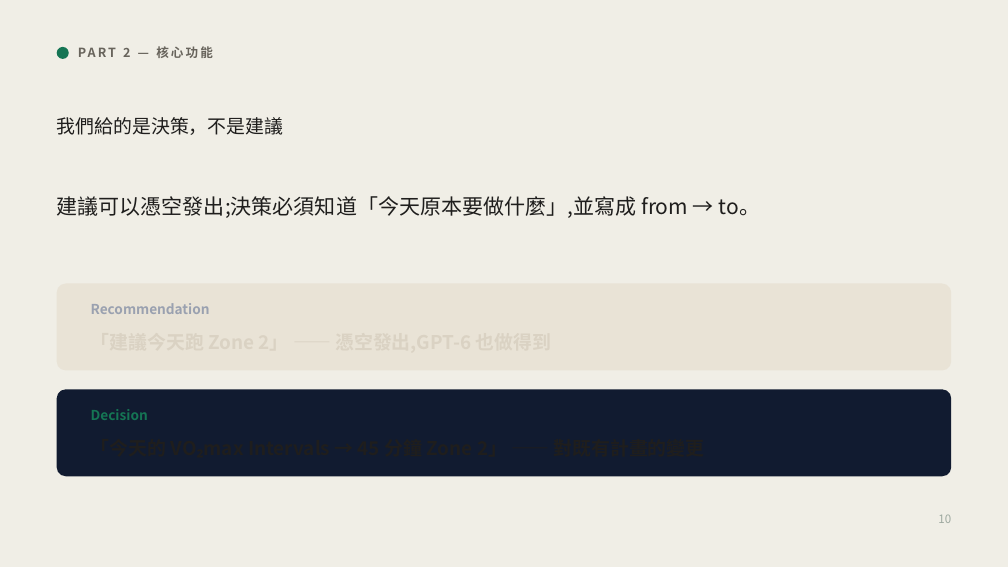
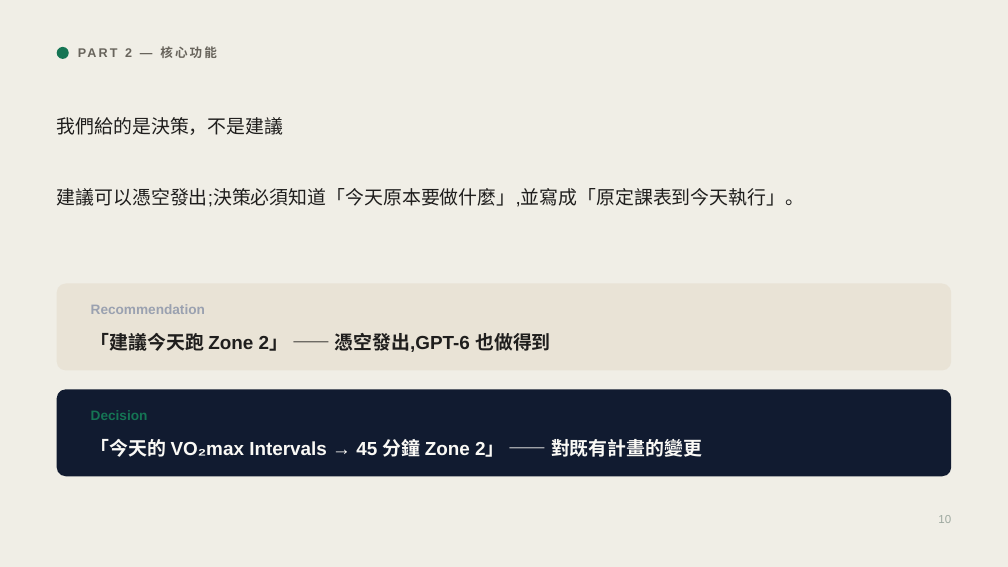
Before and after one commit to henryyeh182/evidra, a slide deck: slide 10 of docs/Fitness-MCP-Product-Vision.pptx. Drawn at 1008x567 pixels with LibreOffice and Linux fonts; fonts in the diff are those of the drawing. Boxes give left, top, right and bottom in pixels: in the first picture for what was removed or moved away, otherwise in the second. Text is boxed around its words. In the diff, an @@ line names an element or a change of style, - is before the commit and + after.

```diff
--- a/docs/Fitness-MCP-Product-Vision.pptx
+++ b/docs/Fitness-MCP-Product-Vision.pptx
@@ text "PART 2 — 核心功能" at (x1=125, y1=46, x2=217, y2=58): font Noto Sans CJK SC to Arial @@
@@ text at (x1=57, y1=188, x2=805, y2=207): text changed; size 20 to 18 pt; font Noto Sans CJK SC to Arial @@
-建議可以憑空發出;決策必須知道「今天原本要做什麼」,並寫成 from → to。
+建議可以憑空發出;決策必須知道「今天原本要做什麼」,並寫成「原定課表到今天執行」。
@@ text "Recommendation" at (x1=91, y1=304, x2=205, y2=314): font Noto Sans CJK SC to Arial @@
@@ text added at (x1=91, y1=333, x2=551, y2=352), 18 pt, text #1F1E1D, bold @@
+「建議今天跑 Zone 2」 —— 憑空發出,GPT-6 也做得到
@@ text "「今天的 VO₂max Intervals → 45 ..." at (x1=91, y1=439, x2=702, y2=457): font Noto Sans CJK SC to Arial, text colour #1F1E1D to #FAF9F5 @@
```
Also in this commit, not shown: 30 other slides changed, 1 slide added, 1 slide removed, 3 other files.
